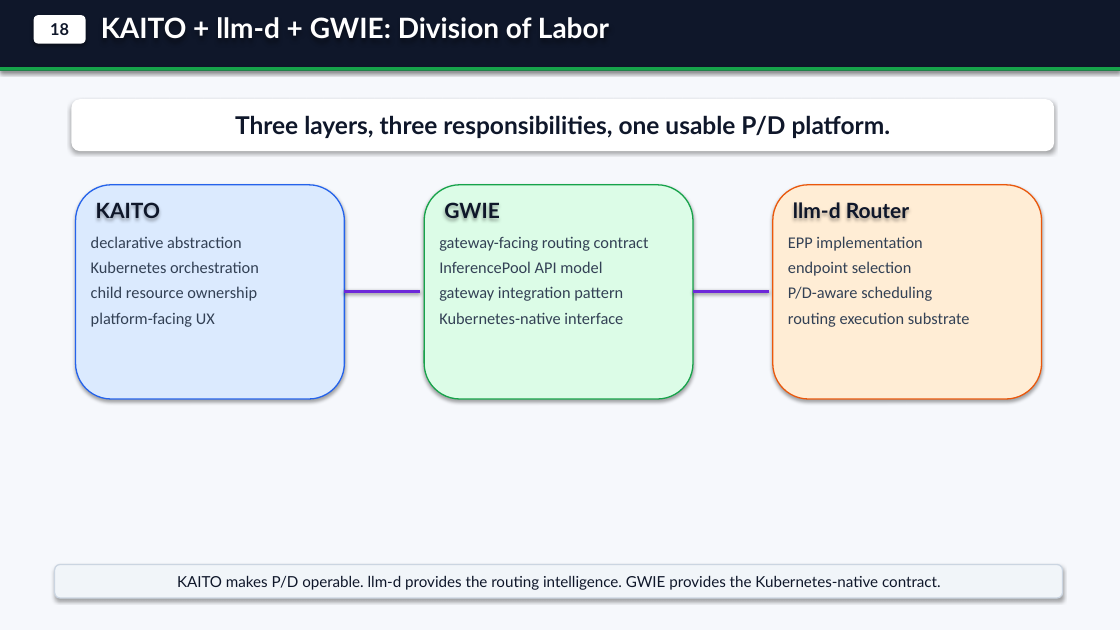
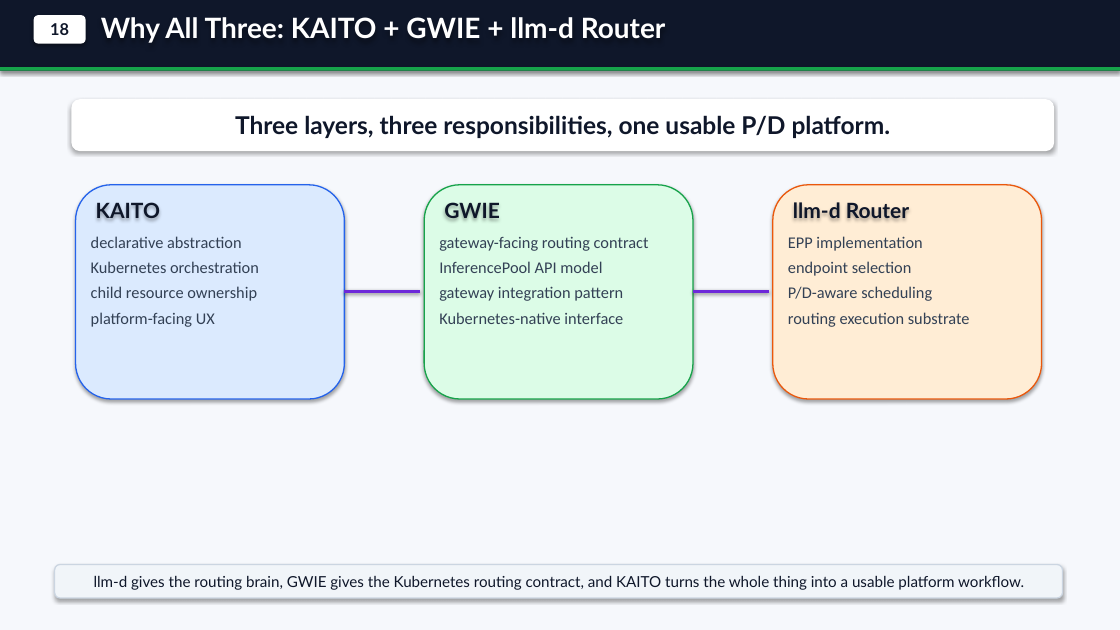
Before and after one commit to andyzhangx/demo, a slide deck: slide 3 of llm/kaito-llm-d-pd-slides.pptx (slide 2 before the commit). Drawn at 1120x630 pixels with LibreOffice and Linux fonts; fonts in the diff are those of the drawing. Boxes give left, top, right and bottom in pixels: in the first picture for what was removed or moved away, otherwise in the second. Text is boxed around its words. In the diff, an @@ line names an element or a change of style, - is before the commit and + after.

Commit message:
docs: align kaito llm-d slide section narrative

```diff
--- a/llm/kaito-llm-d-pd-slides.pptx
+++ b/llm/kaito-llm-d-pd-slides.pptx
@@ text at (101, 17, 666, 43): text changed @@
-KAITO + llm-d + GWIE: Division of Labor
+Why All Three: KAITO + GWIE + llm-d Router
@@ text in rounded rectangle at (94, 576, 1024, 590): text changed @@
-KAITO makes P/D operable. llm-d provides the routing intelligence. GWIE provides the Kubernetes-native contract.
+llm-d gives the routing brain, GWIE gives the Kubernetes routing contract, and KAITO turns the whole thing into a usable platform workflow.
```
Also in this commit, not shown: 1 slide added, 2 other files.
